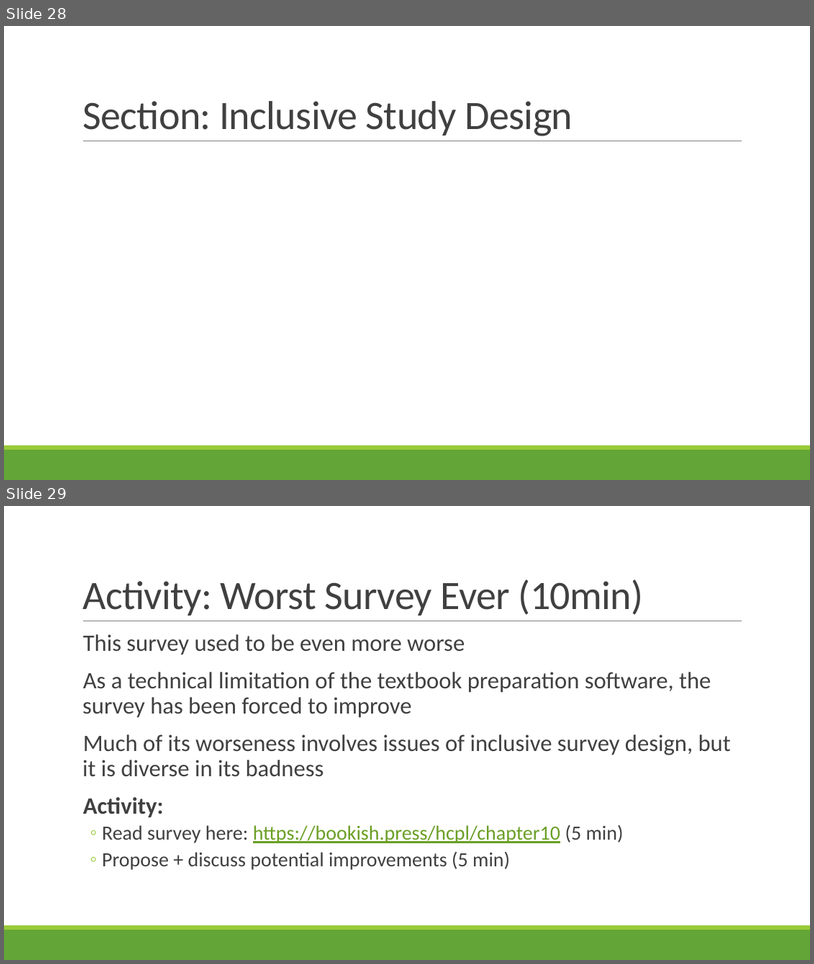
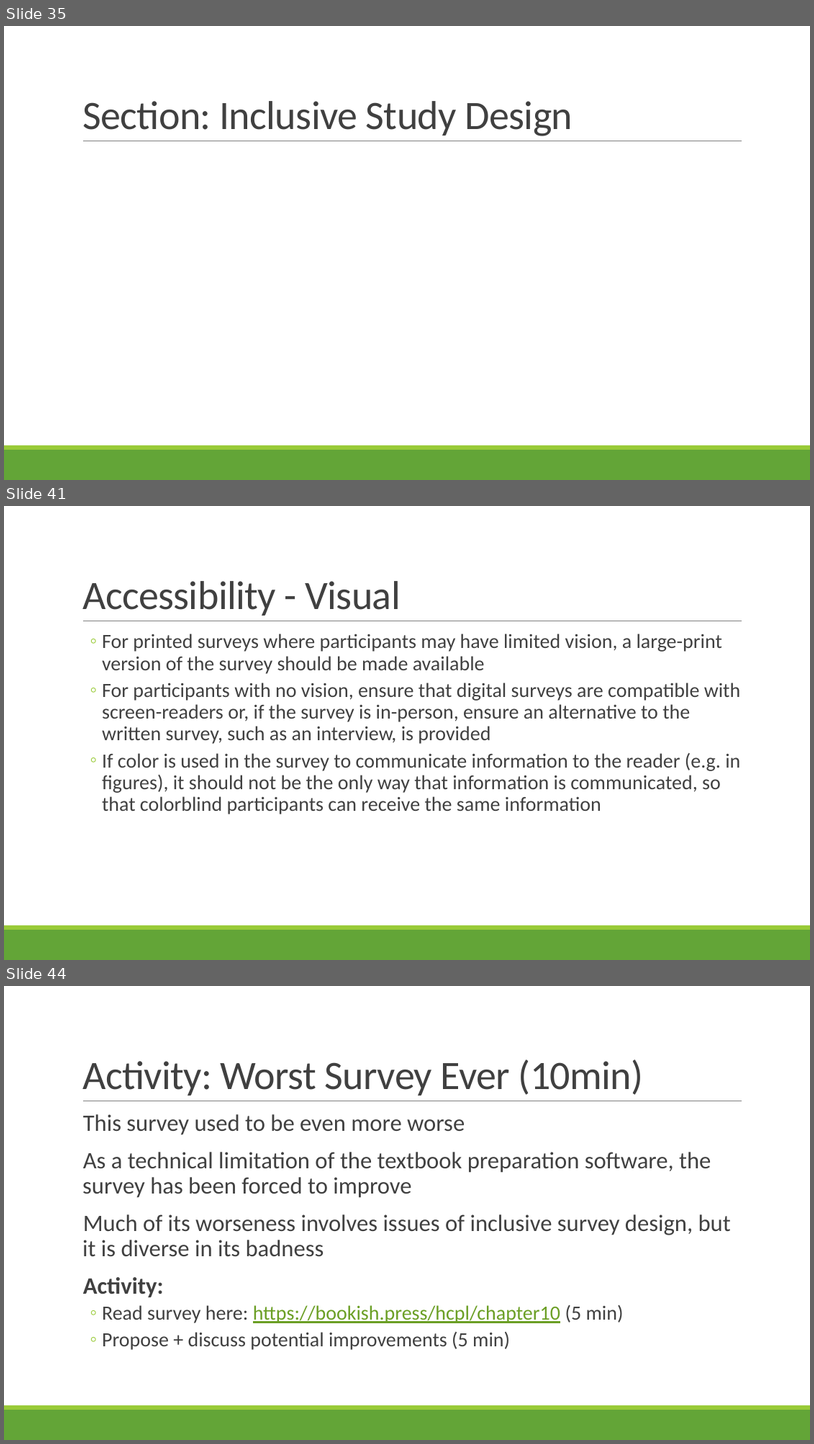
Before and after one commit to rbohrer/pl-course, a slide deck: LectureSlides/09Design2.pptx. Shown one above the other, each under a label of ours: slides 28 and 29 before the commit, slides 35, 41 and 44 after it; the slides between them are not shown. The pictures are 814x964 and 814x1444 pixels, drawn with LibreOffice and Linux fonts; fonts in the diff are those of the drawing. Boxes give left, top, right and bottom in pixels: in the first picture for what was removed or moved away, otherwise in the second. Text is boxed around its words. In the diff, an @@ line names an element or a change of style, - is before the commit and + after.

```diff
--- a/LectureSlides/09Design2.pptx
+++ b/LectureSlides/09Design2.pptx
@@ slide 41 added at box(4, 506, 810, 960), background #FFFFFF; not listed: 3 template elements that a slide beside it also shows @@
@@ title added at box(82, 581, 401, 615), 48 pt, text #404040 @@
+Accessibility - Visual
@@ text added at box(102, 633, 741, 814), 24 pt, text #404040 @@
+  ◦ For printed surveys where participants may have limited vision, a large-print version of the survey should be made available
+  ◦ For participants with no vision, ensure that digital surveys are compatible with screen-readers or, if the survey is in-person, ensure an alternative to the written survey, such as an interview, is provided
+  ◦ If color is used in the survey to communicate information to the reader (e.g. in figures), it should not be the only way that information is communicated, so that colorblind participants can receive the same information
@@ what was slide 28 is now slide 35 @@
@@ what was slide 29 is now slide 44 @@
```
Also in this commit, not shown: 2 slides changed, 15 other slides added, 1 slide removed.
